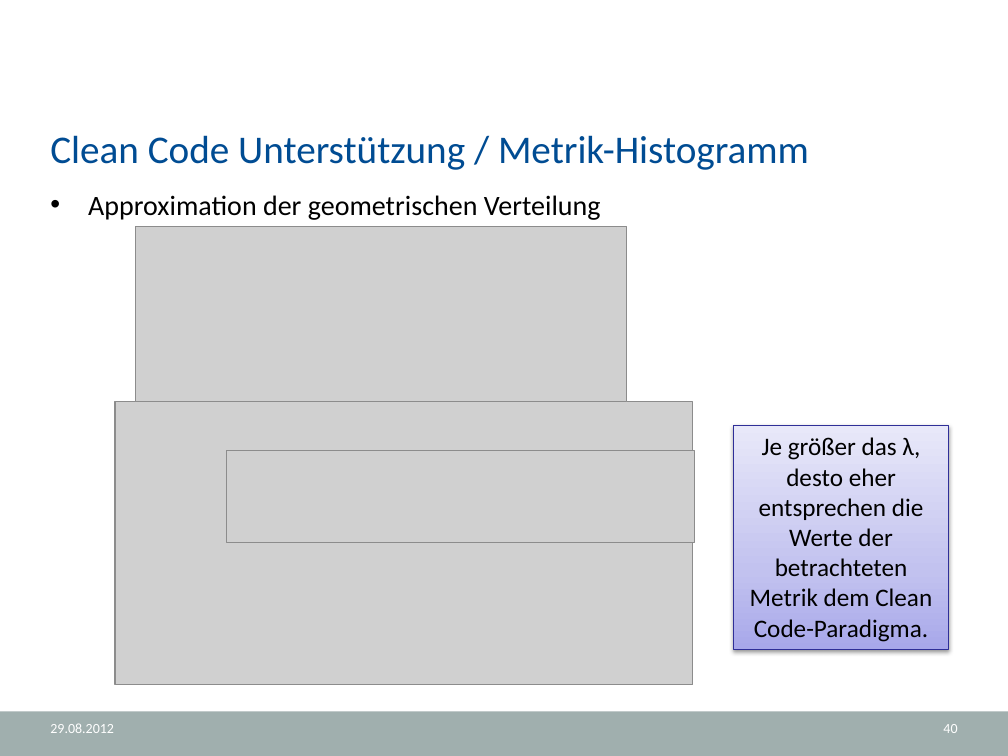
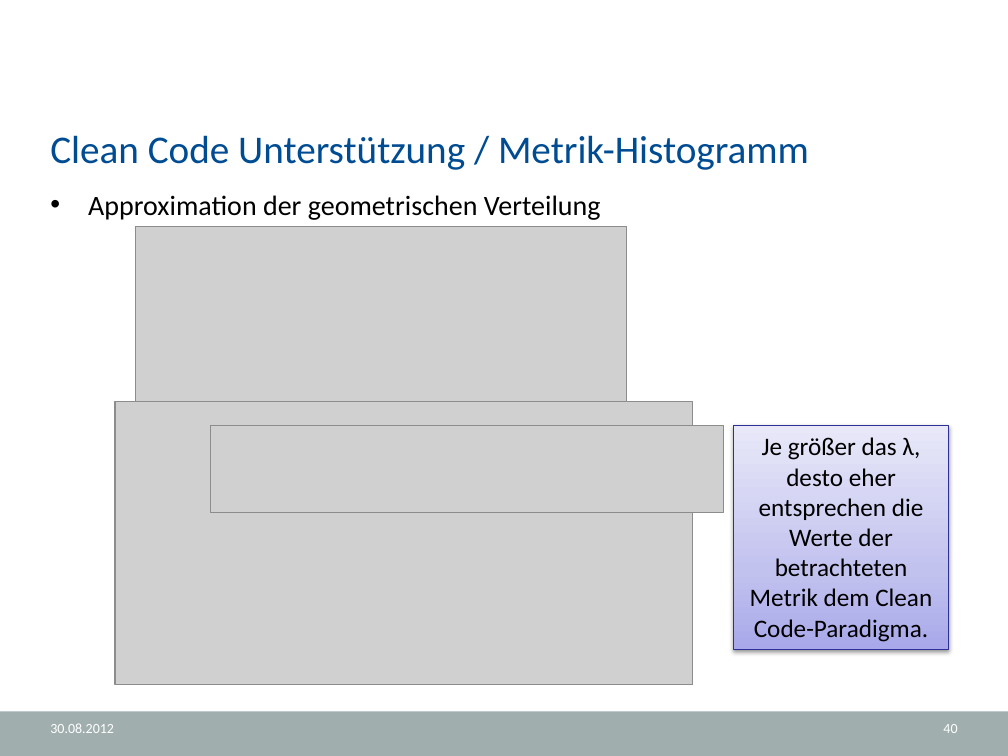
Before and after one commit to halllo/MTSS12, a slide deck: slide 40 of text/Usus.NET.pptx. Drawn at 1008x756 pixels with LibreOffice and Linux fonts; fonts in the diff are those of the drawing; grey boxes stand for pictures; background and template pictures are left out. Boxes give left, top, right and bottom in pixels: in the first picture for what was removed or moved away, otherwise in the second. Text is boxed around its words. In the diff, an @@ line names an element or a change of style, - is before the commit and + after.

```diff
--- a/text/Usus.NET.pptx
+++ b/text/Usus.NET.pptx
@@ picture added at (x1=211, y1=425, x2=724, y2=513) @@
@@ picture removed at (x1=226, y1=451, x2=694, y2=542) @@
@@ text at (x1=50, y1=723, x2=114, y2=733): text changed @@
-29.08.2012
+30.08.2012
```
Also in this commit, not shown: 57 other slides changed, 2 other files.
